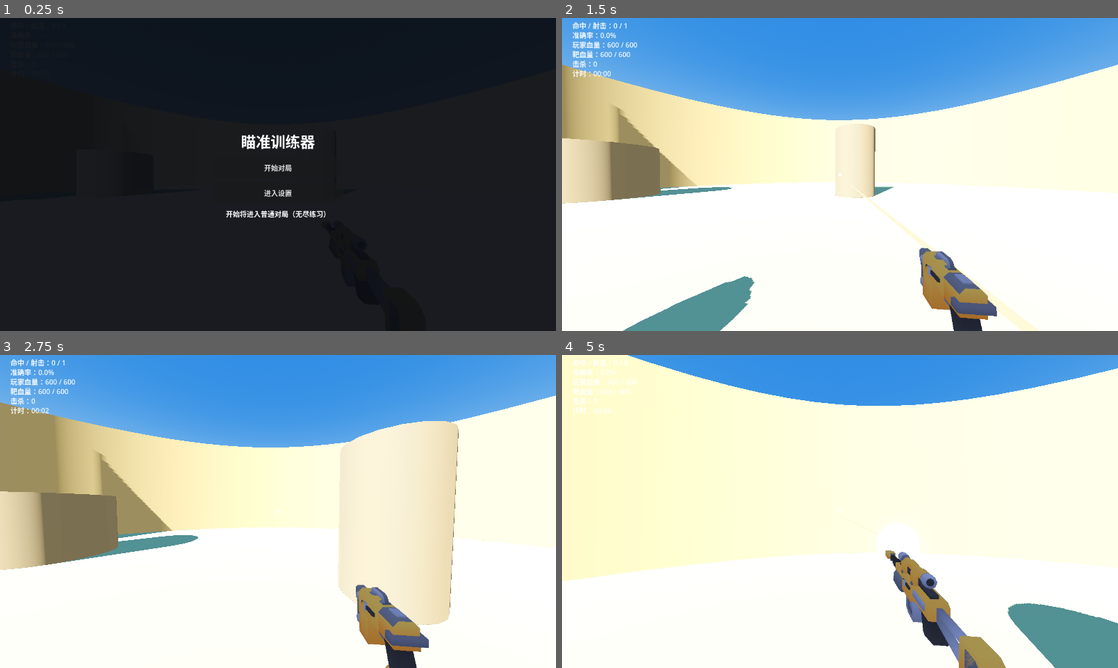
Above: before the commit, frames 1-4 (two rows, left to right).
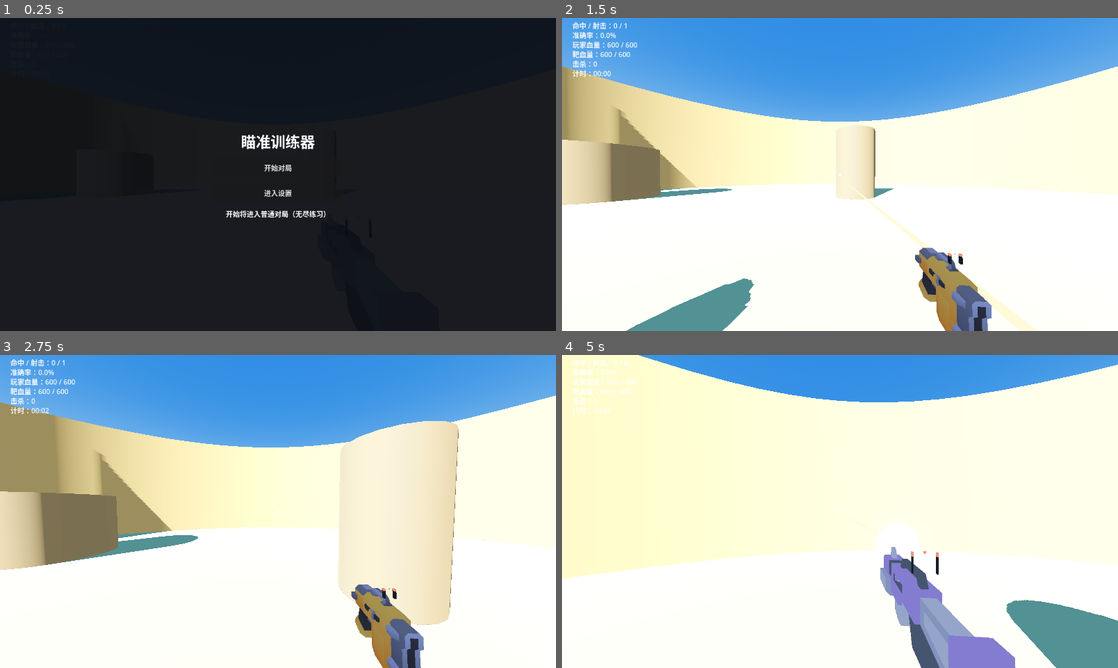
Above: after the commit, the same moments.

Repository: sefFumyc/Aimtrainer_ApexLegends
Game: Godot game, scene res://src/scenes/main.tscn
Two runs of this game, one before a commit and one after it. Both use one fixed random seed, a clock stepped at 60 frames per second and the inputs below.
Inputs (mouse positions are in pixels of both pictures, inside the frame that each line leads up to):
- Up to frame 1 (0.25 s): no input
- Up to frame 2 (1.5 s): click "开始对局" at 0.5 s; tap Enter at 1.25 s; move the mouse to (867, 174) at 1.27 s; hold W (move_forward) from 1.28 s (still down); tap 2 (weapon_pistol) at 1.35 s; click (867, 174) at 1.42 s
- Up to frame 3 (2.75 s): keep holding W (move_forward); tap Space (jump) at 1.52, 2.27 s; tap 1 (weapon_rifle) at 1.55, 2.1 s; move the mouse to (250, 511) at 2.02 s; tap 2 (weapon_pistol) at 2.3 s
- Up to frame 4 (5 s): keep holding W (move_forward); move the mouse to (851, 505) at 2.77 s; hold Right mouse button (ads) 2.78-3.53 s; tap 1 (weapon_rifle) at 3.05, 4.55 s; move the mouse to (834, 517) at 3.52 s; tap Ctrl (crouch) at 3.6 s; click (834, 517) at 3.67 s; tap Space (jump) at 3.77, 4.52 s; tap 2 (weapon_pistol) at 3.8 s; move the mouse to (878, 514) at 4.27 s; press the mouse at (878, 514) at 4.28 s

The runs differ from the first frame. In frame 2, 3.2% of the frame differs, in the area x 0-100%, y 14-100%; in frame 3, 1.6%; in frame 4, 5.8%, in the area x 0-100%, y 0-100%.

Commit message:
票 06：连发枪换 blaster-d + 开框式红点镜 + 后坐力分档调幅
- 视觉后坐力按武器拆档：相机踢步枪 0.018 / 手枪 0.028，回中 10 / 5，yaw 抖动 ±0.005 / ±0.012；枪体侧步枪 1.1/0.06、手枪维持 1.08/0.06，回位 14 共用——纯渲染，aim_direction 与弹道零改动
- 连发枪 blaster-e（狙造型）换 blaster-d（突击步枪造型），POV 与 bot 持枪同步；实测 Kenney glb 导入后 +Z 端是枪口：POV 侧 _fit_model 翻 180°，bot 侧 WEAPON_ROT 标定天然适配（holder 翻转经探针验证为死代码，未采用）；blaster-e 移出仓库
- 两把枪程序化 1x 红点镜，开框式（两侧细柱 + 顶端红段 + 悬浮红点，Apex 1x 点镜样式）开镜不挡视野；镜轴高度按枪查表，修复手枪镜高覆盖步枪导致的开镜偏移
- 武器世界材质压全 diffuse 修复 blaster-d 金属材质整枪黑；换枪与朝向实测记录补入 ADR-0007 修正章节
- GUT 145 tests 全绿；主场景渲染冒烟无 ERROR/WARNING

Diff:
--- a/src/scenes/player.gd
+++ b/src/scenes/player.gd
@@ -23,10 +23,12 @@
 
 ## 纯视觉后坐力（票 05）：开火瞬间相机轻踢上抬再回中，COD/Apex 手感——
 ## **只动渲染**：弹道方向永远取逻辑 yaw/pitch（见 `aim_direction`），后坐力不影响任何命中。
-const RECOIL_PITCH_RIFLE := 0.03 ## 步枪单发上踢（rad，约 1.7°）
-const RECOIL_PITCH_PISTOL := 0.02
-const RECOIL_YAW_JITTER := 0.008 ## 每发随机水平抖动幅度（±rad）
-const RECOIL_RECOVER := 10.0 ## 指数回中速率（1/s）
+const RECOIL_PITCH_RIFLE := 0.018 ## 步枪单发上踢（rad，约 1.0°）；连发累计大，幅度收敛（票 06）
+const RECOIL_PITCH_PISTOL := 0.028 ## 手枪单发上踢（rad，约 1.6°）：单发间隔长，相机踢更大更「沉」
+const RECOIL_YAW_RIFLE := 0.005 ## 每发随机水平抖动幅度（±rad），按武器分档（票 06）
+const RECOIL_YAW_PISTOL := 0.012 ## 手枪水平抖略大：单发大间歇配一个明显的小甩头
+const RECOIL_RECOVER_RIFLE := 10.0 ## 指数回中速率（1/s）：连发要回得快，否则糊成一团
+const RECOIL_RECOVER_PISTOL := 5.0 ## 手枪回中减半：单发要「沉」的手感（CONTEXT「视觉后坐力」）
 
 @onready var camera: Camera3D = $Camera3D
 @onready var viewmodel: Viewmodel = $Viewmodel
@@ -127,16 +129,18 @@
 	# 相机 = 逻辑朝向 + 视觉后坐力偏移；后者是纯渲染量，弹道不读它。
 	camera.rotation = Vector3(pitch + _recoil_pitch, yaw + _recoil_yaw, 0.0)
 
-## 视觉后坐力：开火时上踢，指数回中（票 05）。
+## 视觉后坐力：开火时上踢，指数回中（票 05）；回中速率按武器分档（票 06）。
 func _tick_recoil(delta: float) -> void:
-	var k := 1.0 - exp(-RECOIL_RECOVER * delta)
+	var recover := RECOIL_RECOVER_RIFLE if Weapon.is_rifle(weapon) else RECOIL_RECOVER_PISTOL
+	var k := 1.0 - exp(-recover * delta)
 	_recoil_pitch = lerpf(_recoil_pitch, 0.0, k)
 	_recoil_yaw = lerpf(_recoil_yaw, 0.0, k)
 
 func _add_recoil() -> void:
 	var strong := Weapon.is_rifle(weapon)
 	_recoil_pitch += RECOIL_PITCH_RIFLE if strong else RECOIL_PITCH_PISTOL
-	_recoil_yaw += randf_range(-RECOIL_YAW_JITTER, RECOIL_YAW_JITTER)
+	var jitter := RECOIL_YAW_RIFLE if strong else RECOIL_YAW_PISTOL
+	_recoil_yaw += randf_range(-jitter, jitter)
 	viewmodel.kick(strong)
 
 func _read_control() -> MovementSimulator.MoveControl:
--- a/src/scenes/target.gd
+++ b/src/scenes/target.gd
@@ -43,8 +43,8 @@
 ## bot 改挂步枪（票 05：刀盾违和）。
 const WEAPON_PART_KEYWORDS: Array[String] = ["sword", "shield"]
 
-## bot 手持步枪（票 05）：Kenney blaster-e（与玩家第一人称同款资产）挂到右手骨。
-const WEAPON_MODEL := "res://assets/third_party/kenney_blaster-kit/rifle/blaster-e.glb"
+## bot 手持步枪（票 05，票 06 换 blaster-d 突击步枪造型）：Kenney blaster-kit（与玩家第一人称同款资产）挂到右手骨。
+const WEAPON_MODEL := "res://assets/third_party/kenney_blaster-kit/rifle/blaster-d.glb"
 const WEAPON_BONE := "handslot.r" ## KayKit 骨架预留的右手持物槽位
 const WEAPON_LENGTH := 30.0 ## 步枪的期望长度（骑士总高 72，原剑的伸出量约 40）
 ## 步枪在手骨上的姿态补偿（模型原始朝向 → 枪口朝角色前方、枪身水平）。
@@ -297,6 +297,10 @@
 	var longest := maxf(box.size.x, maxf(box.size.y, box.size.z))
 	if longest <= 0.0:
 		return
+	# 朝向说明（票 06 探针实测）：blaster-d 导入后 +Z 端是枪口，WEAPON_ROT 标定的合成
+	# 结果恰好把模型 +Z 端对到角色前方——**不需要翻转**；且 _sync_gun 每帧覆写 _gun
+	# 的全局变换，任何挂在枪根上的本地翻转都活不过一帧（曾试过包 holder 转 180°，
+	# 被覆写成恒等，已删）。
 	_gun = gun
 	_gun_bone = skeleton.find_bone(WEAPON_BONE)
 	_skeleton = skeleton
--- a/src/scenes/viewmodel.gd
+++ b/src/scenes/viewmodel.gd
@@ -33,7 +33,7 @@
 const PISTOL_LENGTH := 7.5
 
 ## Kenney Blaster Kit（CC0）模型路径；文件不存在时回落到程序化几何。
-const RIFLE_MODEL := "res://assets/third_party/kenney_blaster-kit/rifle/blaster-e.glb"
+const RIFLE_MODEL := "res://assets/third_party/kenney_blaster-kit/rifle/blaster-d.glb"
 const PISTOL_MODEL := "res://assets/third_party/kenney_blaster-kit/pistol/blaster-k.glb"
 
 const METAL := Color(0.16, 0.17, 0.20)
@@ -41,10 +41,12 @@
 const DOT_COLOR := Color(0.95, 0.22, 0.18)
 
 ## 纯视觉后坐力（票 05）：开火瞬间枪体后坐 + 上抬，弹性回位——只动挂点，与开镜基准叠加。
-const KICK_BACK := 1.8 ## 步枪后坐位移（沿挂点 +Z，朝相机方向）
-const KICK_PITCH := 0.1 ## 步枪上抬角（rad）；手枪按 KICK_PISTOL_RATIO 缩放
-const KICK_PISTOL_RATIO := 0.6 ## 手枪后坐相对步枪的比例
-const KICK_RECOVER := 14.0 ## 指数回位速率（1/s）
+## 票 06 分档：步枪收敛（连发累计大），手枪维持原值（1.8×0.6 / 0.1×0.6）不放大。
+const KICK_BACK_RIFLE := 1.1 ## 步枪后坐位移（沿挂点 +Z，朝相机方向）
+const KICK_PITCH_RIFLE := 0.06 ## 步枪上抬角（rad）
+const KICK_BACK_PISTOL := 1.08 ## 手枪后坐位移（原 1.8 × 0.6，保持不变）
+const KICK_PITCH_PISTOL := 0.06 ## 手枪上抬角（原 0.1 × 0.6，保持不变）
+const KICK_RECOVER := 14.0 ## 指数回位速率（1/s），两枪共用
 
 @onready var weapon_camera: Camera3D = $SubViewport/WeaponCamera
 @onready var rig: Node3D = $SubViewport/WeaponCamera/WeaponRig
@@ -53,8 +55,9 @@
 var _pistol: Node3D
 var _weapon: StringName = Weapon.RIFLE
 var _zoom := 0.0
-## 准镜中线在武器挂点本地的高度；GLB 拟合后模型顶面即 y = 0，这里就是 0。
-var _sight_y := PROC_SIGHT_HEIGHT
+## 每把枪的红点镜轴高度（票 06）：两把枪镜高不同，按武器查表——
+## 满开镜时挂点 y = -镜高，红点正落准星轴。程序化兜底枪共用 PROC_SIGHT_HEIGHT。
+var _sight_heights := {}
 ## 开镜基准位姿（`apply_zoom` 算好存在这里，`_apply_rig` 把后坐力叠上去）。
 var _base_pos := Vector3.ZERO
 var _base_rot := Vector3.ZERO
@@ -96,20 +99,21 @@
 		_rifle.visible = Weapon.is_rifle(id)
 	if _pistol != null:
 		_pistol.visible = not Weapon.is_rifle(id)
+	apply_zoom(_zoom) ## 镜高按枪不同（票 06），切枪重算开镜基准
 
 ## 开镜进度 p（0 腰射 / 1 满开镜）。
 ## 俯仰角在满开镜时归零——否则那 −0.06 的枪口下压会把准镜带离准星轴。
 func apply_zoom(p: float) -> void:
 	_zoom = clampf(p, 0.0, 1.0)
-	_base_pos = GUN_BASE_POS.lerp(Vector3(0.0, -_sight_y, ADS_Z), _zoom)
+	var sight: float = _sight_heights.get(_weapon, PROC_SIGHT_HEIGHT)
+	_base_pos = GUN_BASE_POS.lerp(Vector3(0.0, -sight, ADS_Z), _zoom)
 	_base_rot = Vector3(GUN_BASE_PITCH * (1.0 - _zoom), GUN_BASE_YAW * (1.0 - _zoom), 0.0)
 	_apply_rig()
 
-## 开火一瞬的后坐注入（player 调用）：步枪全额，手枪按比例。
+## 开火一瞬的后坐注入（player 调用）：按武器取各自档位（票 06 拆档）。
 func kick(strong: bool) -> void:
-	var power := 1.0 if strong else KICK_PISTOL_RATIO
-	_kick_pos += KICK_BACK * power
-	_kick_pitch += KICK_PITCH * power
+	_kick_pos += KICK_BACK_RIFLE if strong else KICK_BACK_PISTOL
+	_kick_pitch += KICK_PITCH_RIFLE if strong else KICK_PITCH_PISTOL
 
 func _process(delta: float) -> void:
 	var k := 1.0 - exp(-KICK_RECOVER * delta)
@@ -134,15 +138,48 @@
 	var loaded := _try_load_model(RIFLE_MODEL if rifle else PISTOL_MODEL)
 	if loaded != null:
 		root.add_child(_fit_model(loaded, RIFLE_LENGTH if rifle else PISTOL_LENGTH))
-		_sight_y = 0.0 # 拟合把模型顶面压在 y = 0，准镜轴就是顶面
+		# 1x 红点镜骑在枪顶（票 06）：红点即瞄准基线——返回值按枪记录，满开镜时
+		# `_base_pos.y = -镜高` 让红点正落准星轴，与准星重合、视野无遮挡。
+		_sight_heights[id] = _add_red_dot(root, RIFLE_LENGTH if rifle else PISTOL_LENGTH)
 	else:
 		_build_procedural(root, id)
 	return root
 
-## 把模型摆进武器挂点空间：Kenney 枪模 −Z 端是枪口，与挂点「−Z 朝前」同向，无需翻转（票 05）；
-## 缩放到约定总长、顶面压到 y = 0（准镜轴）、枪托端 → z = 0、枪口端 → z = −length、左右居中。
+## 程序化 1x 红点镜（票 06 定稿样式：无环开框式——两侧细柱 + 顶端红段 + 悬浮红点，
+## 参照 Apex 1x 红点镜：中间完全开放不挡视野；kit 里没有独立瞄具模型）。
+## 返回镜轴相对挂点的高度（模型拟合后顶面在 y = 0，镜轴 = 顶面 + 柱高）。
+func _add_red_dot(root: Node3D, length: float) -> float:
+	var metal := StandardMaterial3D.new()
+	metal.albedo_color = METAL
+	metal.metallic = 0.0 ## 武器世界无反射源，与 GLB 材质统一压全 diffuse（票 06）
+	metal.metallic_specular = 0.3
+	metal.roughness = 0.35
+	var glow := StandardMaterial3D.new()
+	glow.albedo_color = DOT_COLOR
+	glow.emission_enabled = true
+	glow.emission = DOT_COLOR
+	glow.emission_energy_multiplier = 2.5
+
+	var sight_h := length * 0.098 ## 镜轴高度（步 2.45 / 手 0.74）
+	var z := -length * 0.32 ## 骑在机匣上方偏前
+	var half_gap := length * 0.055 ## 柱间距一半（步 ±1.38 / 手 ±0.41）
+	var pole := Vector3(0.16, sight_h * 0.8, 0.22) ## 深色柱身
+	var cap := Vector3(0.16, sight_h * 0.2, 0.22) ## 顶端红段（发光）
+
+	for side in [-1.0, 1.0]:
+		var x: float = side * half_gap
+		var l: String = "L" if side < 0.0 else "R"
+		root.add_child(_box("RedDotPost" + l, pole, Vector3(x, pole.y * 0.5, z), metal))
+		root.add_child(_box("RedDotCap" + l, cap, Vector3(x, pole.y + cap.y * 0.5, z), glow))
+	root.add_child(_sphere("RedDot", length * 0.006, Vector3(0.0, sight_h, z), glow)) ## 红点很小（步 0.15 / 手 0.045），开镜只是个点
+	return sight_h
+
+## 把模型摆进武器挂点空间：Kenney glb 导入后 **+Z 端是枪口**（blaster-d/k 两端端面实测），
+## 先绕 Y 转 180° 让枪口朝 −Z 与挂点同向（票 06 修正拿反）；再缩放到约定总长、
+## 顶面压到 y = 0（准镜轴）、枪托端 → z = 0、枪口端 → z = −length、左右居中。
 ## 全部由模型自身的包围盒算出，不含手填数字。
 func _fit_model(model: Node3D, length: float) -> Node3D:
+	model.rotation.y = PI ## 修正枪口朝向（见上）
 	var box := _model_aabb(model)
 	if box.size.z <= 0.0:
 		return model
@@ -189,7 +226,18 @@
 
 ## GLB 自带的图层不一定是我们约定的武器层，逐个改掉；同时关掉投影（票 05：FPS 惯例，
 ## 武器不参与任何阴影计算，也避免独立世界里的自投影杂纹）。
+## 另把材质压成全 diffuse（票 06）：blaster-d 等模型自带金属度，而武器世界（SubViewport）
+## 没有天空/反射探针，金属反射为零会整枪黑掉；玩具枪本就是 diffuse 风格，统一压平。
 func _set_weapon_layers(node: Node) -> void:
+	if node is MeshInstance3D:
+		var mi := node as MeshInstance3D
+		for i in mi.get_surface_override_material_count():
+			var mat := mi.get_active_material(i)
+			if mat is StandardMaterial3D:
+				var sm := (mat as StandardMaterial3D).duplicate()
+				sm.metallic = 0.0
+				sm.metallic_specular = 0.3
+				mi.set_surface_override_material(i, sm)
 	if node is VisualInstance3D:
 		var vi := node as VisualInstance3D
 		vi.layers = WEAPON_LAYER
Binary file added: assets/third_party/kenney_blaster-kit/rifle/blaster-d.glb
Not shown, changed: assets/third_party/kenney_blaster-kit/rifle/blaster-d.glb.import
Binary file removed: assets/third_party/kenney_blaster-kit/rifle/blaster-e.glb
Not shown, changed: .gitignore
Not shown, added: .scratch/godot-aim-trainer-v1/issues/06-smg-swap-red-dot-recoil-tuning.md
Not shown, changed: CONTEXT.md
Not shown, changed: assets/third_party/README.md
Not shown, changed: docs/adr/0007-cc0-only-art-assets.md
